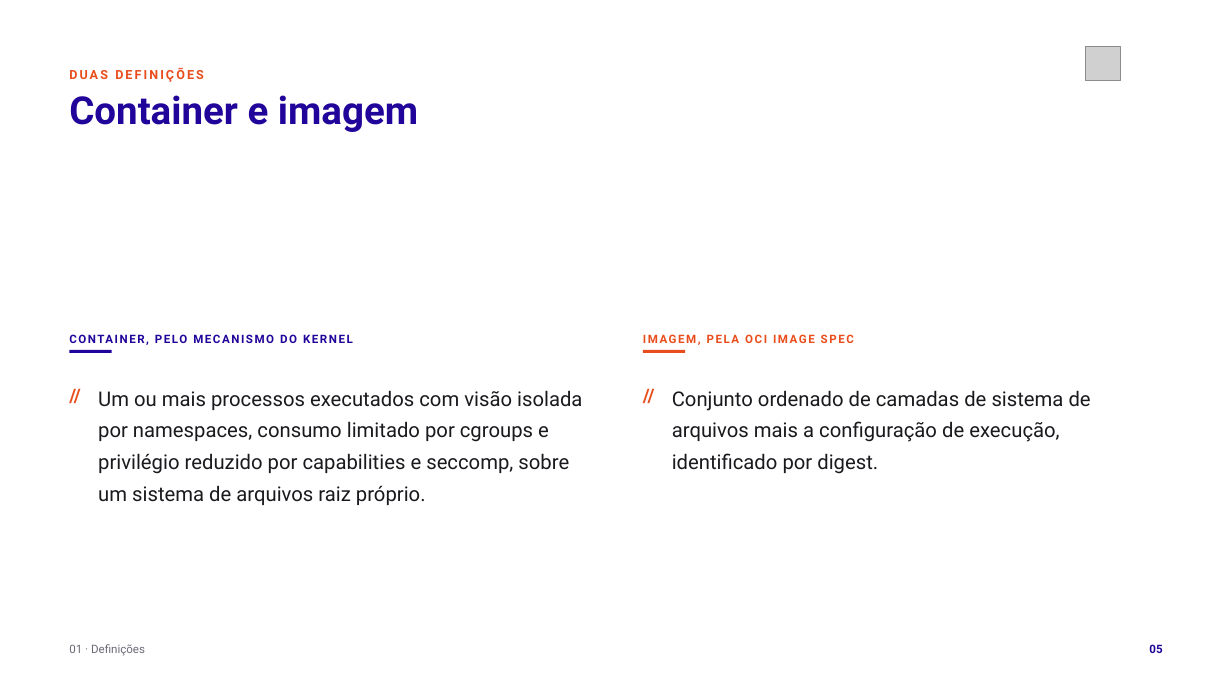
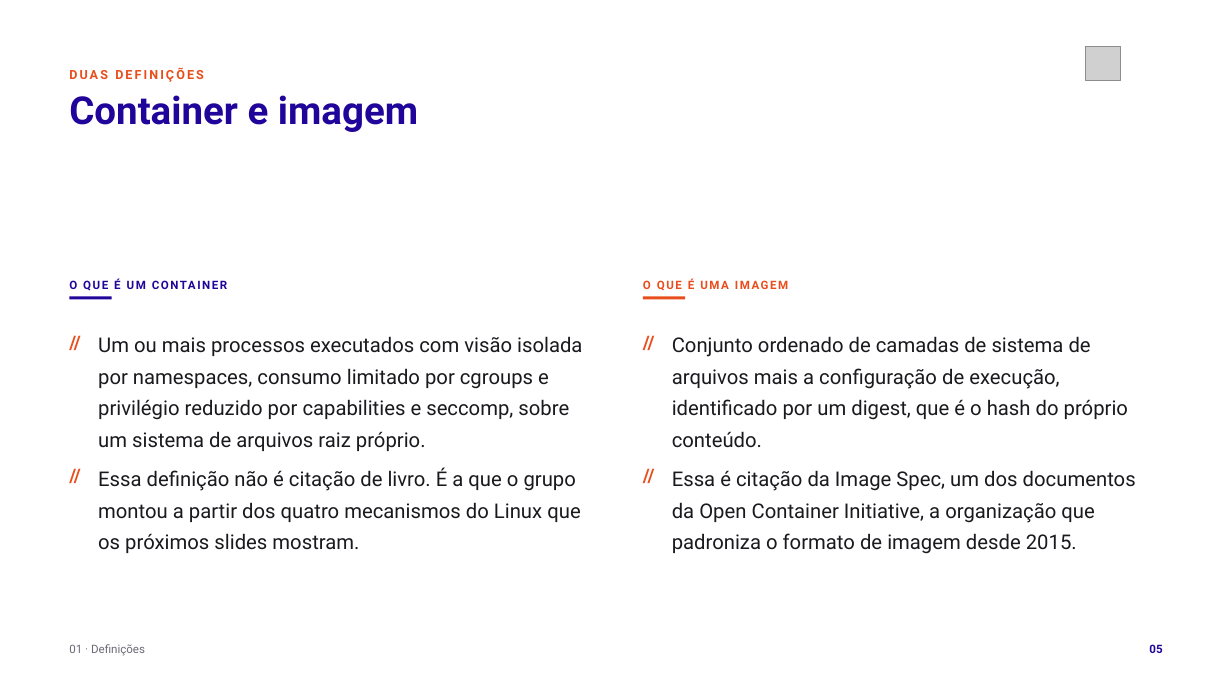
Before and after one commit to tcpassos/invite-app, a slide deck: slide 5 of trabalhos/T1-Docker-Invite-People.pptx. Drawn at 1232x693 pixels with LibreOffice and Linux fonts; fonts in the diff are those of the drawing; grey boxes stand for pictures. Boxes give left, top, right and bottom in pixels: in the first picture for what was removed or moved away, otherwise in the second. Text is boxed around its words. In the diff, an @@ line names an element or a change of style, - is before the commit and + after.

```diff
--- a/trabalhos/T1-Docker-Invite-People.pptx
+++ b/trabalhos/T1-Docker-Invite-People.pptx
@@ text added at [69,278,121,292], 9 pt, text #21049A, bold @@
+O QUE É UM CONTAINER
@@ text added at [643,278,788,290], 9 pt, text #E94D1C, bold @@
+O QUE É UMA IMAGEM
@@ text removed at [69,329,589,348] @@
-CONTAINER, PELO MECANISMO DO KERNEL
@@ 3 texts, 2 rectangles: place and size @@
-3 texts, 2 rectangles at [69,350,686,505]
+3 texts, 2 rectangles at [69,297,686,451]
@@ text removed at [643,334,854,345] @@
-IMAGEM, PELA OCI IMAGE SPEC
@@ text at [672,336,1128,448]: text changed @@
-Conjunto ordenado de camadas de sistema de arquivos mais a configuração de execução, identificado por digest.
+Conjunto ordenado de camadas de sistema de arquivos mais a configuração de execução, identificado por um digest, que é o hash do próprio conteúdo.
@@ text added at [69,460,94,490], 14.5 pt, text #E94D1C, bold @@
+//
@@ text added at [98,467,580,553], 15.8 pt, text #1A1A1E @@
+Essa definição não é citação de livro. É a que o grupo montou a partir dos quatro mecanismos do Linux que os próximos slides mostram.
@@ text added at [643,460,668,490], 14.5 pt, text #E94D1C, bold @@
+//
@@ text added at [672,470,1136,554], 15.8 pt, text #1A1A1E @@
+Essa é citação da Image Spec, um dos documentos da Open Container Initiative, a organização que padroniza o formato de imagem desde 2015.
```
Also in this commit, not shown: 7 other slides changed, 12 other files.
